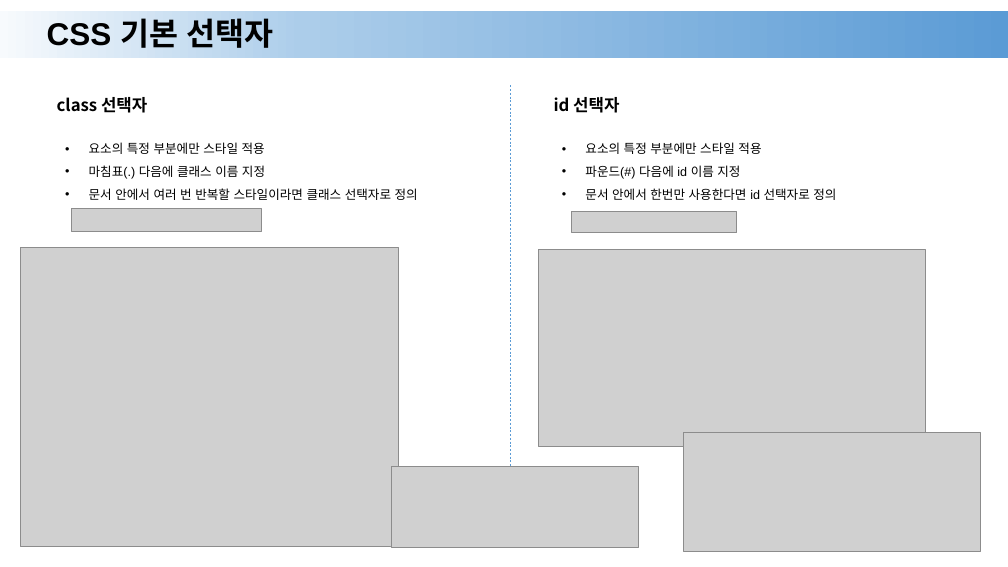
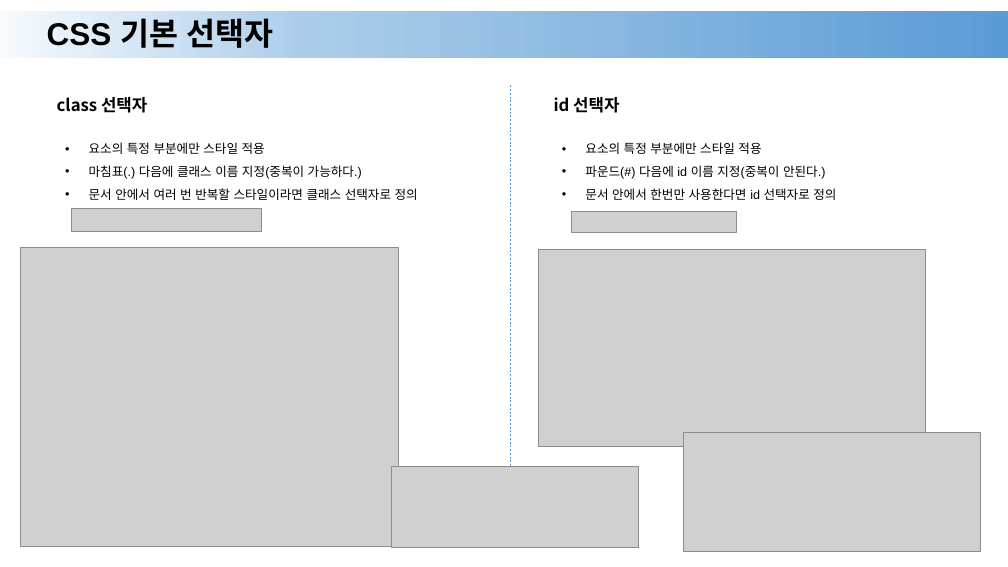
Before and after one commit to Nangnaa/html-css-javascript, a slide deck: slide 6 of HTML/ppt/06.pptx. Drawn at 1008x567 pixels with LibreOffice and Linux fonts; fonts in the diff are those of the drawing; grey boxes stand for pictures. Boxes give left, top, right and bottom in pixels: in the first picture for what was removed or moved away, otherwise in the second. Text is boxed around its words. In the diff, an @@ line names an element or a change of style, - is before the commit and + after.

```diff
--- a/HTML/ppt/06.pptx
+++ b/HTML/ppt/06.pptx
@@ text at (x1=89, y1=165, x2=362, y2=179): text changed @@
-• 마침표(.) 다음에 클래스 이름 지정
+• 마침표(.) 다음에 클래스 이름 지정(중복이 가능하다.)
@@ text at (x1=585, y1=165, x2=826, y2=179): text changed @@
-• 파운드(#) 다음에 id 이름 지정
+• 파운드(#) 다음에 id 이름 지정(중복이 안된다.)
```
Also in this commit, not shown: 1 other slide changed, 1 other file.
